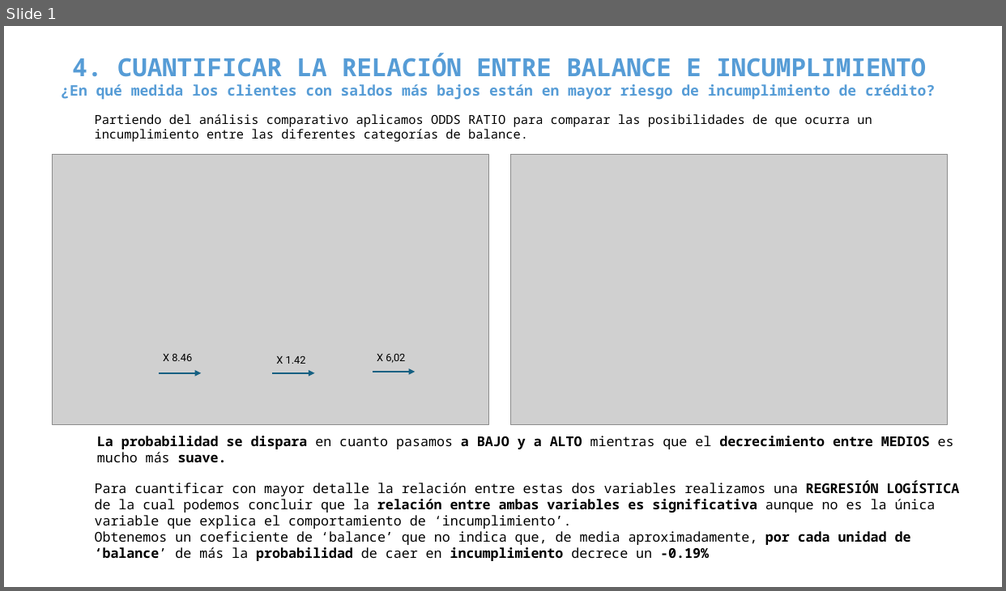
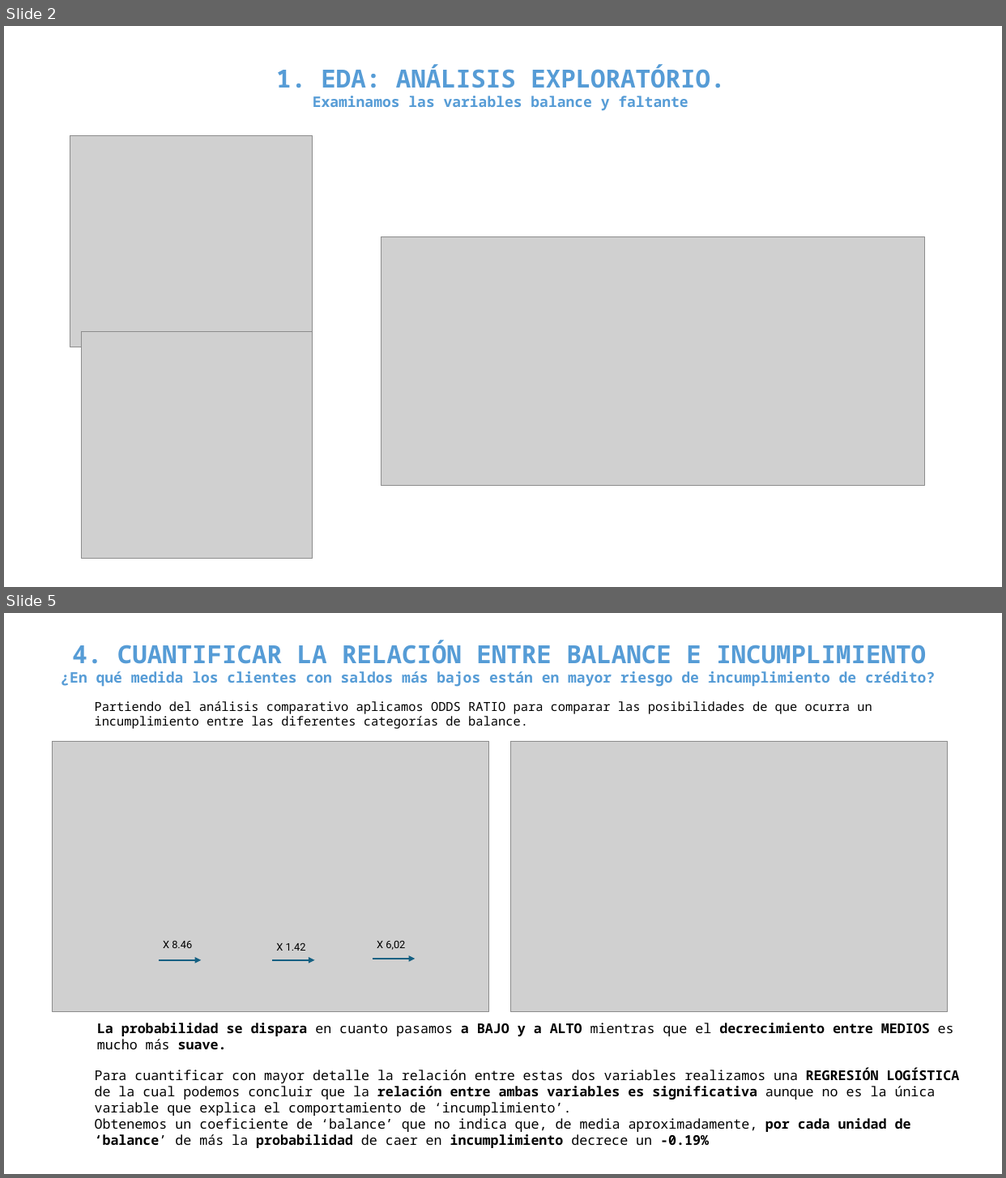
Before and after one commit to MarinaTorba/PersonalDataProrjects, a slide deck: Equip_B/results/ppt sprint1 FINANCES.pptx. Shown one above the other, each under a label of ours: slide 1 before the commit, slides 2 and 5 after it; the slides between them are not shown. The pictures are 1006x591 and 1006x1178 pixels, drawn with LibreOffice and Linux fonts; fonts in the diff are those of the drawing; grey boxes stand for pictures. Boxes give left, top, right and bottom in pixels: in the first picture for what was removed or moved away, otherwise in the second. Text is boxed around its words. In the diff, an @@ line names an element or a change of style, - is before the commit and + after.

```diff
--- a/Equip_B/results/ppt sprint1 FINANCES.pptx
+++ b/Equip_B/results/ppt sprint1 FINANCES.pptx
@@ slide 2 added at box(4, 26, 1002, 587), background #FFFFFF @@
@@ text added at box(276, 64, 725, 111), 14 pt, text #569CD6, bold @@
+1. EDA: ANÁLISIS EXPLORATÓRIO.
+Examinamos las variables balance y faltante
@@ picture added at box(70, 136, 313, 347) @@
@@ picture added at box(381, 237, 925, 485) @@
@@ picture added at box(82, 331, 313, 558) @@
@@ what was slide 1 is now slide 5 @@
```
Also in this commit, not shown: 4 other slides added.
